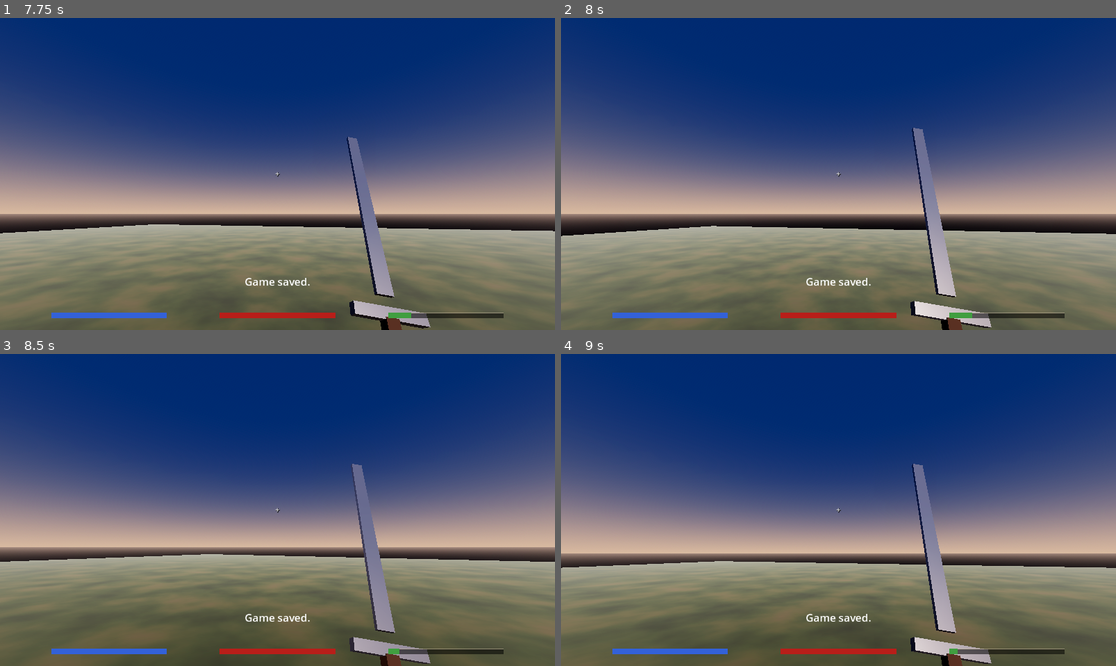
Above: before the commit, frames 1-4 (two rows, left to right).
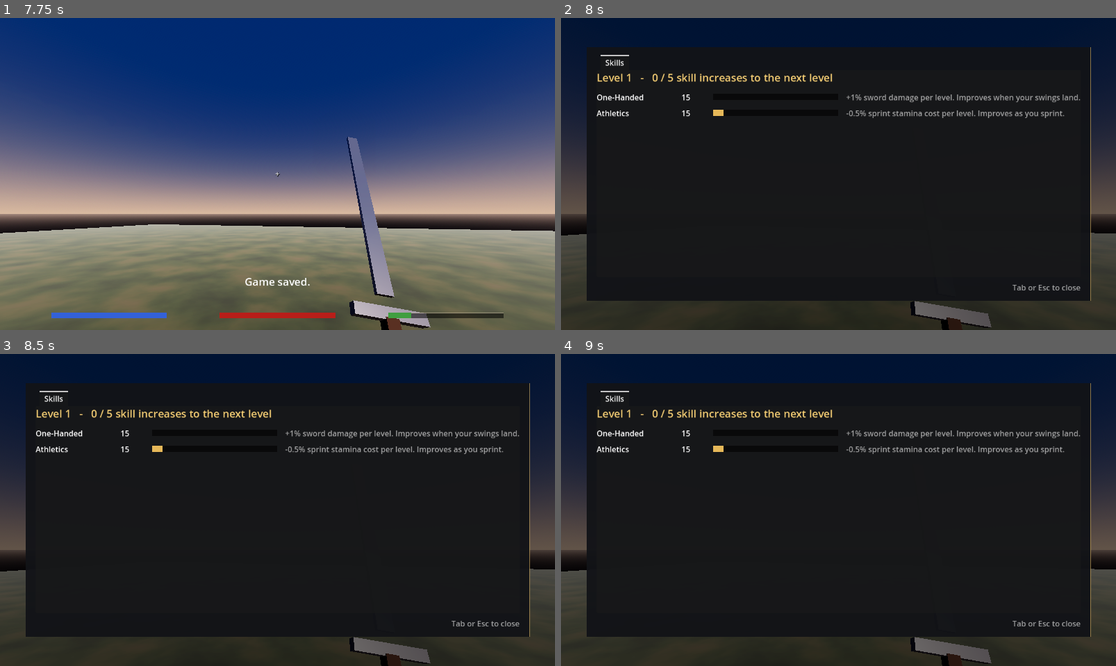
Above: after the commit, the same moments.

Repository: RCJLabs/Vaelora-godot
Game: Godot game, scene res://ui/character_creation.tscn
The game is run twice, just before and just after one commit, with the same random seed, the same clock (stepped at 60 frames per second) and the same inputs.
Inputs (mouse positions are in pixels of both pictures, inside the frame that each line leads up to):
- Up to frame 1 (7.75 s): click "Begin new journey" at 0.5 s; tap Enter at 1.25, 7.25 s; move the mouse to (305, 174) at 1.27 s; press the mouse at (305, 174) at 1.28 s; hold W (move_forward) 1.28-6.5 s; tap Space (jump) at 1.52, 2.27, 3.77, 4.52, 5.27, 7.52 s; tap Shift (sprint) at 1.55, 2.1, 3.05 s; move the mouse to (249, 174) at 2.02 s; release the mouse at (249, 174) at 2.03 s; click (249, 174) at 2.3 s; move the mouse to (288, 167) at 2.77 s; press the mouse at (288, 167) at 2.78 s; move the mouse to (271, 180) at 3.52 s; release the mouse at (271, 180) at 3.53 s; tap E (interact) at 3.6 s; click (271, 180) at 3.8 s; move the mouse to (316, 177) at 4.27 s; hold Shift (sprint) 4.28-5.03 s; click (316, 177) at 4.42 s; tap F9 (quickload) at 4.9 s; tap F at 5 s; move the mouse to (233, 170) at 5.02 s; tap 1 at 5.1 s; click (233, 170) at 5.3 s; tap F5 (quicksave) at 5.65 s; move the mouse to (283, 174) at 5.77 s; hold Shift (sprint) 5.78-6.5 s; tap 9 at 5.85 s; click (283, 174) at 5.92 s; tap Escape (ui_cancel) at 6.4 s; drag from (194, 96) to (166, 189) at 6.52 s; move the mouse to (305, 174) at 7.27 s; hold W (move_forward) from 7.28 s (still down); hold Shift (sprint) from 7.28 s (still down); click (305, 174) at 7.42 s
- Up to frame 2 (8 s): keep holding W (move_forward); keep holding Shift (sprint); tap Tab (character_menu, bound only after the commit) at 7.9 s
- Up to frame 3 (8.5 s): keep holding W (move_forward); move the mouse to (249, 510) at 8.02 s; release Shift (sprint) at 8.03 s; click (249, 510) at 8.1 s; tap Space (jump) at 8.27 s
- Up to frame 4 (9 s): keep holding W (move_forward); move the mouse to (849, 503) at 8.77 s; hold Shift (sprint) from 8.78 s (still down); tap E (interact) at 8.85 s; click (849, 503) at 8.92 s

Frame 1 is identical in both runs. In frame 2, 97% of the frame differs, in the area x 0-100%, y 0-100%; in frame 3, 99%; in frame 4, 99%.

Commit message:
Add skills that improve with use, character levels, and the Tab menu
- Skills autoload: One-Handed (sword hits) and Athletics (sprinting), XP curve,
  race starting bonuses and XP multiplier, every 5 skill-ups = character level
- Level-up bonus: +10 max Health/Stamina/Magicka, spent in the Tab menu
- Character menu (pauses the game), HUD top-left notices
- Skill effects: sword damage and sprint stamina cost
- Saves include skills (save version 2; version 1 saves still load)
- SKILLS.md

Co-Authored-By: Claude Opus 5.5 <noreply@anthropic.com>
Claude-Session: https://claude.ai/code/session_01BPE8ZczZ4hZnRHyCfMJwVS

Diff:
--- a/godot/player/player_first_person.gd
+++ b/godot/player/player_first_person.gd
@@ -63,6 +63,9 @@
 	hud.track_stats(stats)
 	stats.died.connect(_on_died)
 	stats.damaged.connect(func(_amount): hud.flash_damage())
+	Skills.skill_increased.connect(_on_skill_increased)
+	Skills.leveled_up.connect(_on_leveled_up)
+	Skills.level_bonus_spent.connect(_on_level_bonus_spent)
 	_ensure_input_actions()
 	_check_collision_setup()
 	Input.mouse_mode = Input.MOUSE_MODE_CAPTURED
@@ -112,7 +115,8 @@
 	var sprinting := Input.is_action_pressed("sprint") and direction != Vector3.ZERO \
 			and is_on_floor() and moving and not _exhausted
 	if sprinting:
-		stats.use_stamina(sprint_stamina_per_second * delta)
+		stats.use_stamina(sprint_stamina_per_second * Skills.athletics_stamina_mult() * delta)
+		Skills.add_xp("athletics", Vector2(velocity.x, velocity.z).length() * delta / 5.0)   # 1 XP per 5 m
 	var target_speed := sprint_speed if sprinting else walk_speed
 	var accel := ground_accel if is_on_floor() else air_accel
 
@@ -147,8 +151,10 @@
 	for i in attack_cast.get_collision_count():
 		var target := attack_cast.get_collider(i)
 		if target and target.has_method("take_hit"):
-			target.take_hit(attack_damage * GameState.race_data.melee_damage_mult, global_position)
+			target.take_hit(attack_damage * GameState.race_data.melee_damage_mult
+					* Skills.one_handed_damage_mult(), global_position)
 			hud.flash_hit()
+			Skills.add_xp("one_handed", 3.0)
 			var target_stats = target.get("stats")
 			if target_stats is Stats:
 				hud.show_enemy_health(target_stats)
@@ -160,6 +166,20 @@
 	var tween := create_tween()
 	tween.tween_property(weapon, "rotation", weapon_rest_rotation + Vector3(deg_to_rad(-80), deg_to_rad(30), 0), 0.08)
 	tween.tween_property(weapon, "rotation", weapon_rest_rotation, 0.25)
+
+
+func _on_skill_increased(skill_id: String, new_level: int) -> void:
+	hud.notify("%s increased to %d" % [Skills.SKILLS[skill_id]["name"], new_level])
+
+
+func _on_leveled_up(new_level: int) -> void:
+	hud.notify("Level %d!  Press Tab to choose a bonus." % new_level)
+
+
+func _on_level_bonus_spent(stat: String, amount: int) -> void:
+	stats.set("max_" + stat, stats.get("max_" + stat) + amount)
+	stats.set(stat, stats.get(stat) + amount)   # the new points arrive full
+	stats.changed.emit()
 
 
 func _on_died() -> void:
@@ -204,7 +224,9 @@
 	sprint_speed *= race.move_speed_mult
 	# Jump height grows with the square of jump speed, so take the square root.
 	jump_velocity *= sqrt(race.jump_height_mult)
-	stats.setup(race.health, race.stamina, race.magicka)
+	stats.setup(race.health + Skills.bonus["health"],
+			race.stamina + Skills.bonus["stamina"],
+			race.magicka + Skills.bonus["magicka"])
 
 
 # Whatever the crosshair points at within reach: if it has an `interact(player)`
--- a/godot/project.godot
+++ b/godot/project.godot
@@ -12,8 +12,10 @@
 [autoload]
 
 GameState="*res://systems/game_state.gd"
+Skills="*res://systems/skills.gd"
 DialogueManager="*res://ui/dialogue_box.tscn"
 SaveSystem="*res://systems/save_system.gd"
+CharacterMenu="*res://ui/character_menu.tscn"
 
 [input]
 
@@ -61,6 +63,10 @@
 "deadzone": 0.5,
 "events": [Object(InputEventKey,"resource_local_to_scene":false,"resource_name":"","device":-1,"window_id":0,"alt_press …(195 unchanged characters)…
 ]
+}character_menu={
+"deadzone": 0.5,
+"events": [Object(InputEventKey,"resource_local_to_scene":false,"resource_name":"","device":-1,"window_id":0,"alt_pressed":false,"shift_pressed":false,"ctrl_pressed":false,"meta_pressed":false,"pressed":false,"keycode":0,"physical_keycode":4194306,"key_label":0,"unicode":0,"location":0,"echo":false,"script":null)
+]
 }
 attack={
 "deadzone": 0.5,
--- a/godot/races/elf.tres
+++ b/godot/races/elf.tres
@@ -12,8 +12,11 @@
 move_speed_mult = 1.08
 jump_height_mult = 1.15
 skill_xp_mult = 1.0
+skill_bonuses = {
+"athletics": 10
+}
 melee_damage_mult = 0.9
-traits = "Higher Magicka, lighter on your feet.
+traits = "Higher Magicka, lighter on your feet. Athletics starts at 25.
 Less Health and weaker in melee."
 signature_ability = "Innate Focus"
 signature_description = "Briefly amplify spell power or reduce spell cost."
--- a/godot/races/human.tres
+++ b/godot/races/human.tres
@@ -12,6 +12,7 @@
 move_speed_mult = 1.0
 jump_height_mult = 1.0
 skill_xp_mult = 1.15
+skill_bonuses = {}
 melee_damage_mult = 1.0
 traits = "Skills improve 15% faster through use.
 Factions warm to you a little more quickly."
--- a/godot/races/orc.tres
+++ b/godot/races/orc.tres
@@ -12,8 +12,11 @@
 move_speed_mult = 0.95
 jump_height_mult = 0.95
 skill_xp_mult = 1.0
+skill_bonuses = {
+"one_handed": 10
+}
 melee_damage_mult = 1.2
-traits = "More Health and Stamina, 20% stronger melee.
+traits = "More Health and Stamina, 20% stronger melee. One-Handed starts at 25.
 Less Magicka and a little slower."
 signature_ability = "Battle Fury"
 signature_description = "Short burst of extra melee damage and damage resistance."
--- a/godot/systems/race_data.gd
+++ b/godot/systems/race_data.gd
@@ -18,10 +18,12 @@
 @export var move_speed_mult: float = 1.0
 ## Multiplies how high you jump.
 @export var jump_height_mult: float = 1.0
-## Multiplies skill XP gained from use (used once skills exist).
+## Multiplies skill XP gained from use.
 @export var skill_xp_mult: float = 1.0
-## Multiplies melee damage (used once combat exists).
+## Multiplies melee damage.
 @export var melee_damage_mult: float = 1.0
+## Extra starting levels per skill id, e.g. {"one_handed": 10}. See systems/skills.gd.
+@export var skill_bonuses: Dictionary = {}
 
 @export_group("Flavour")
 @export_multiline var traits: String = ""
--- a/godot/systems/save_system.gd
+++ b/godot/systems/save_system.gd
@@ -4,12 +4,12 @@
 # Saves to user://savegame.json. Find that folder with
 # Project > Open User Data Folder (in the editor).
 #
-# What is saved: current level, race, story flags, player position/look
-# direction and Health/Stamina/Magicka. Things not driven by flags (e.g. a
+# What is saved: current level, race, story flags, skills and character level,
+# player position/look direction and Health/Stamina/Magicka. Things not driven by flags (e.g. a
 # door you left open) reset when you load.
 
 const SAVE_PATH := "user://savegame.json"
-const SAVE_VERSION := 1
+const SAVE_VERSION := 2   # 2: added skills
 
 var _pending_player_state: Dictionary = {}
 
@@ -38,6 +38,7 @@
 		"level": get_tree().current_scene.scene_file_path,
 		"race": GameState.race_data.resource_path,
 		"flags": GameState.flags,
+		"skills": Skills.to_dict(),
 		"player": player.get_save_data(),
 	}
 	var file := FileAccess.open(SAVE_PATH, FileAccess.WRITE)
@@ -57,14 +58,18 @@
 		return false
 
 	var data = JSON.parse_string(FileAccess.get_file_as_string(SAVE_PATH))
-	if not data is Dictionary or int(data.get("version", 0)) != SAVE_VERSION:
-		push_error("SaveSystem: %s is missing, damaged or from an older version." % SAVE_PATH)
+	if not data is Dictionary or not int(data.get("version", 0)) in range(1, SAVE_VERSION + 1):
+		push_error("SaveSystem: %s is damaged or from a newer version of the game." % SAVE_PATH)
 		return false
 
 	if DialogueManager.is_active:
 		DialogueManager.end()
 	GameState.set_race(load(data["race"]))
 	GameState.flags = data["flags"]
+	if data.has("skills"):
+		Skills.from_dict(data["skills"])
+	else:
+		Skills.reset(GameState.race_data)   # version 1 saves had no skills
 	_pending_player_state = data["player"]
 	get_tree().change_scene_to_file(data["level"])
 	return true
--- /dev/null
+++ b/godot/systems/skills.gd
@@ -0,0 +1,128 @@
+extends Node
+
+# Skills that improve by doing (Skyrim style) plus character levels.
+# Autoloaded as "Skills".
+#
+#  - Each skill has a level (starts at 15, max 100). Using it gives XP; enough
+#    XP raises the level. Race sets starting bonuses and how fast XP comes.
+#  - Every SKILL_UPS_PER_LEVEL skill increases raise your character level.
+#    Each character level gives one bonus to spend in the Tab menu:
+#    +10 max Health, Stamina or Magicka.
+#
+# To add a skill: add an entry to SKILLS, then call Skills.add_xp("id", amount)
+# wherever the player does that thing.
+
+signal changed                                   # anything changed (menus refresh)
+signal skill_increased(skill_id: String, new_level: int)
+signal leveled_up(new_level: int)
+signal level_bonus_spent(stat: String, amount: int)
+
+const SKILLS := {
+	"one_handed": {
+		"name": "One-Handed",
+		"description": "+1% sword damage per level. Improves when your swings land.",
+	},
+	"athletics": {
+		"name": "Athletics",
+		"description": "-0.5% sprint stamina cost per level. Improves as you sprint.",
+	},
+}
+const START_LEVEL := 15
+const MAX_LEVEL := 100
+const SKILL_UPS_PER_LEVEL := 5
+const LEVEL_BONUS := 10
+
+var levels: Dictionary = {}     # skill id -> level
+var xp: Dictionary = {}         # skill id -> XP towards the next level
+var character_level := 1
+var skill_ups_toward_level := 0
+var unspent_level_ups := 0
+var bonus := {"health": 0, "stamina": 0, "magicka": 0}   # from level-ups
+
+
+func _ready() -> void:
+	reset(GameState.race_data)   # so levels run on their own (F6)
+
+
+## New character: race bonuses applied, everything else back to the start.
+func reset(race: RaceData) -> void:
+	for id in SKILLS:
+		levels[id] = START_LEVEL + int(race.skill_bonuses.get(id, 0))
+		xp[id] = 0.0
+	character_level = 1
+	skill_ups_toward_level = 0
+	unspent_level_ups = 0
+	bonus = {"health": 0, "stamina": 0, "magicka": 0}
+	changed.emit()
+
+
+## XP needed to go from the skill's current level to the next.
+func xp_needed(id: String) -> float:
+	return 5.0 + levels[id] * 0.5
+
+
+func add_xp(id: String, amount: float) -> void:
+	if levels[id] >= MAX_LEVEL:
+		return
+	xp[id] += amount * GameState.race_data.skill_xp_mult
+	while levels[id] < MAX_LEVEL and xp[id] >= xp_needed(id):
+		xp[id] -= xp_needed(id)
+		levels[id] += 1
+		skill_increased.emit(id, levels[id])
+		_count_skill_up()
+	changed.emit()
+
+
+func _count_skill_up() -> void:
+	skill_ups_toward_level += 1
+	if skill_ups_toward_level >= SKILL_UPS_PER_LEVEL:
+		skill_ups_toward_level -= SKILL_UPS_PER_LEVEL
+		character_level += 1
+		unspent_level_ups += 1
+		leveled_up.emit(character_level)
+
+
+## stat: "health", "stamina" or "magicka".
+func spend_level_up(stat: String) -> void:
+	if unspent_level_ups <= 0 or not bonus.has(stat):
+		return
+	unspent_level_ups -= 1
+	bonus[stat] += LEVEL_BONUS
+	level_bonus_spent.emit(stat, LEVEL_BONUS)
+	changed.emit()
+
+
+# --- effects other scripts ask for -------------------------------------------
+
+func one_handed_damage_mult() -> float:
+	return 1.0 + (levels["one_handed"] - START_LEVEL) * 0.01
+
+
+func athletics_stamina_mult() -> float:
+	return maxf(1.0 - (levels["athletics"] - START_LEVEL) * 0.005, 0.5)
+
+
+# --- saving ----------------------------------------------------------------------
+
+func to_dict() -> Dictionary:
+	return {
+		"levels": levels, "xp": xp,
+		"character_level": character_level,
+		"skill_ups_toward_level": skill_ups_toward_level,
+		"unspent_level_ups": unspent_level_ups,
+		"bonus": bonus,
+	}
+
+
+func from_dict(data: Dictionary) -> void:
+	reset(GameState.race_data)
+	for id in SKILLS:   # skills added after the save was made keep their start values
+		if data["levels"].has(id):
+			levels[id] = int(data["levels"][id])
+			xp[id] = float(data["xp"][id])
+	character_level = int(data["character_level"])
+	skill_ups_toward_level = int(data["skill_ups_toward_level"])
+	unspent_level_ups = int(data["unspent_level_ups"])
+	for stat in bonus:
+		bonus[stat] = int(data["bonus"].get(stat, 0))
+	changed.emit()
--- a/godot/ui/character_creation.gd
+++ b/godot/ui/character_creation.gd
@@ -58,6 +58,7 @@
 func begin() -> void:
 	GameState.set_race(selected)
 	GameState.flags = {}   # new game: forget the previous character's story
+	Skills.reset(selected)
 	get_tree().change_scene_to_file(START_LEVEL)
 
 
--- /dev/null
+++ b/godot/ui/character_menu.gd
@@ -0,0 +1,93 @@
+extends CanvasLayer
+
+# Tab menu: character level, skills, and level-up bonuses. Pauses the game.
+# Autoloaded as "CharacterMenu" (process mode Always, so it runs while paused).
+
+@onready var root_control: Control = $Root
+@onready var level_label: Label = %LevelLabel
+@onready var level_up_box: Control = %LevelUpBox
+@onready var skill_list: GridContainer = %SkillList
+
+const XP_BG := preload("res://ui/xp_bar_bg.tres")
+const XP_FILL := preload("res://ui/xp_bar_fill.tres")
+
+var is_open := false
+
+
+func _ready() -> void:
+	root_control.hide()
+	%HealthButton.pressed.connect(Skills.spend_level_up.bind("health"))
+	%StaminaButton.pressed.connect(Skills.spend_level_up.bind("stamina"))
+	%MagickaButton.pressed.connect(Skills.spend_level_up.bind("magicka"))
+	Skills.changed.connect(_refresh)
+
+
+# _input (not _unhandled_input) so Tab works even when a button has focus.
+func _input(event: InputEvent) -> void:
+	if event.is_action_pressed("character_menu"):
+		if is_open:
+			close()
+		else:
+			open()
+		get_viewport().set_input_as_handled()
+	elif is_open and event.is_action_pressed("ui_cancel"):
+		close()
+		get_viewport().set_input_as_handled()
+
+
+func open() -> void:
+	var player := get_tree().get_first_node_in_group("player")
+	if player == null or player.is_dead or DialogueManager.is_active:
+		return
+	is_open = true
+	player.hud.hide()
+	get_tree().paused = true
+	Input.mouse_mode = Input.MOUSE_MODE_VISIBLE
+	_refresh()
+	root_control.show()
+
+
+func close() -> void:
+	is_open = false
+	root_control.hide()
+	var player := get_tree().get_first_node_in_group("player")
+	if player:
+		player.hud.show()
+	get_tree().paused = false
+	Input.mouse_mode = Input.MOUSE_MODE_CAPTURED
+
+
+func _refresh() -> void:
+	if not is_open:
+		return
+	level_label.text = "Level %d   -   %d / %d skill increases to the next level" % [
+		Skills.character_level, Skills.skill_ups_toward_level, Skills.SKILL_UPS_PER_LEVEL]
+	level_up_box.visible = Skills.unspent_level_ups > 0
+	%LevelUpLabel.text = "Level up! Choose a bonus (%d left):" % Skills.unspent_level_ups
+
+	for child in skill_list.get_children():
+		skill_list.remove_child(child)
+		child.queue_free()
+	for id in Skills.SKILLS:
+		var info: Dictionary = Skills.SKILLS[id]
+		var name_label := Label.new()
+		name_label.text = info["name"]
+		name_label.custom_minimum_size.x = 160
+		name_label.tooltip_text = info["description"]
+		name_label.mouse_filter = Control.MOUSE_FILTER_PASS
+		var level := Label.new()
+		level.text = str(Skills.levels[id])
+		level.custom_minimum_size.x = 50
+		var bar := ProgressBar.new()
+		bar.max_value = Skills.xp_needed(id)
+		bar.value = Skills.xp[id]
+		bar.show_percentage = false
+		bar.add_theme_stylebox_override("background", XP_BG)
+		bar.add_theme_stylebox_override("fill", XP_FILL)
+		bar.custom_minimum_size = Vector2(260, 14)
+		bar.size_flags_vertical = Control.SIZE_SHRINK_CENTER
+		var desc := Label.new()
+		desc.text = info["description"]
+		desc.modulate = Color(1, 1, 1, 0.6)
+		for c in [name_label, level, bar, desc]:
+			skill_list.add_child(c)
--- /dev/null
+++ b/godot/ui/character_menu.tscn
@@ -0,0 +1,109 @@
+[gd_scene load_steps=3 format=3]
+
+[ext_resource type="Script" path="res://ui/character_menu.gd" id="1_menu"]
+
+[sub_resource type="StyleBoxFlat" id="Panel_bg"]
+bg_color = Color(0.07, 0.075, 0.09, 0.96)
+border_width_left = 1
+border_width_top = 1
+border_width_right = 1
+border_width_bottom = 1
+border_color = Color(0.75, 0.62, 0.35, 0.7)
+
+[node name="CharacterMenu" type="CanvasLayer"]
+process_mode = 3
+layer = 3
+script = ExtResource("1_menu")
+
+[node name="Root" type="Control" parent="."]
+layout_mode = 3
+anchors_preset = 15
+anchor_right = 1.0
+anchor_bottom = 1.0
+grow_horizontal = 2
+grow_vertical = 2
+
+[node name="Dim" type="ColorRect" parent="Root"]
+layout_mode = 1
+anchors_preset = 15
+anchor_right = 1.0
+anchor_bottom = 1.0
+grow_horizontal = 2
+grow_vertical = 2
+color = Color(0, 0, 0, 0.55)
+
+[node name="Panel" type="PanelContainer" parent="Root"]
+layout_mode = 1
+anchors_preset = 15
+anchor_right = 1.0
+anchor_bottom = 1.0
+offset_left = 80.0
+offset_top = 60.0
+offset_right = -80.0
+offset_bottom = -60.0
+grow_horizontal = 2
+grow_vertical = 2
+theme_override_styles/panel = SubResource("Panel_bg")
+
+[node name="Margin" type="MarginContainer" parent="Root/Panel"]
+layout_mode = 2
+theme_override_constants/margin_left = 20
+theme_override_constants/margin_top = 16
+theme_override_constants/margin_right = 20
+theme_override_constants/margin_bottom = 16
+
+[node name="VBox" type="VBoxContainer" parent="Root/Panel/Margin"]
+layout_mode = 2
+theme_override_constants/separation = 10
+
+[node name="Tabs" type="TabContainer" parent="Root/Panel/Margin/VBox"]
+unique_name_in_owner = true
+layout_mode = 2
+size_flags_vertical = 3
+
+[node name="Skills" type="VBoxContainer" parent="Root/Panel/Margin/VBox/Tabs"]
+layout_mode = 2
+theme_override_constants/separation = 14
+
+[node name="LevelLabel" type="Label" parent="Root/Panel/Margin/VBox/Tabs/Skills"]
+unique_name_in_owner = true
+layout_mode = 2
+theme_override_colors/font_color = Color(0.95, 0.8, 0.45, 1)
+theme_override_font_sizes/font_size = 22
+
+[node name="LevelUpBox" type="HBoxContainer" parent="Root/Panel/Margin/VBox/Tabs/Skills"]
+unique_name_in_owner = true
+layout_mode = 2
+theme_override_constants/separation = 12
+
+[node name="LevelUpLabel" type="Label" parent="Root/Panel/Margin/VBox/Tabs/Skills/LevelUpBox"]
+unique_name_in_owner = true
+layout_mode = 2
+
+[node name="HealthButton" type="Button" parent="Root/Panel/Margin/VBox/Tabs/Skills/LevelUpBox"]
+unique_name_in_owner = true
+layout_mode = 2
+text = "+10 Health"
+
+[node name="StaminaButton" type="Button" parent="Root/Panel/Margin/VBox/Tabs/Skills/LevelUpBox"]
+unique_name_in_owner = true
+layout_mode = 2
+text = "+10 Stamina"
+
+[node name="MagickaButton" type="Button" parent="Root/Panel/Margin/VBox/Tabs/Skills/LevelUpBox"]
+unique_name_in_owner = true
+layout_mode = 2
+text = "+10 Magicka"
+
+[node name="SkillList" type="GridContainer" parent="Root/Panel/Margin/VBox/Tabs/Skills"]
+unique_name_in_owner = true
+layout_mode = 2
+theme_override_constants/h_separation = 16
+theme_override_constants/v_separation = 10
+columns = 4
+
+[node name="Hint" type="Label" parent="Root/Panel/Margin/VBox"]
+layout_mode = 2
+modulate = Color(1, 1, 1, 0.6)
+text = "Tab or Esc to close"
+horizontal_alignment = 2
--- a/godot/ui/hud.gd
+++ b/godot/ui/hud.gd
@@ -11,6 +11,7 @@
 @onready var crosshair: Label = $Crosshair
 @onready var damage_flash: ColorRect = $DamageFlash
 @onready var enemy_bar: ProgressBar = $EnemyBar
+@onready var notices: VBoxContainer = $Notices
 
 var _message_time_left := 0.0
 var _stats: Stats
@@ -77,3 +78,19 @@
 	enemy_bar.max_value = stats.max_health
 	enemy_bar.value = stats.health
 	enemy_bar.visible = true
+
+
+## Short top-left notice that fades out by itself, e.g. a skill increase.
+func notify(text: String) -> void:
+	while notices.get_child_count() >= 5:   # keep the newest few
+		var oldest := notices.get_child(0)
+		notices.remove_child(oldest)
+		oldest.queue_free()
+	var label := Label.new()
+	label.text = text
+	label.label_settings = prompt_label.label_settings
+	notices.add_child(label)
+	var tween := label.create_tween()
+	tween.tween_interval(3.0)
+	tween.tween_property(label, "modulate:a", 0.0, 1.0)
+	tween.tween_callback(label.queue_free)
--- a/godot/ui/hud.tscn
+++ b/godot/ui/hud.tscn
@@ -58,6 +58,13 @@
 theme_override_styles/fill = SubResource("Fill_enemy")
 value = 100.0
 show_percentage = false
+
+[node name="Notices" type="VBoxContainer" parent="."]
+offset_left = 30.0
+offset_top = 30.0
+offset_right = 530.0
+offset_bottom = 230.0
+mouse_filter = 2
 
 [node name="Crosshair" type="Label" parent="."]
 anchors_preset = 8
--- /dev/null
+++ b/godot/ui/xp_bar_bg.tres
@@ -0,0 +1,4 @@
+[gd_resource type="StyleBoxFlat" format=3]
+
+[resource]
+bg_color = Color(0, 0, 0, 0.6)
--- /dev/null
+++ b/godot/ui/xp_bar_fill.tres
@@ -0,0 +1,4 @@
+[gd_resource type="StyleBoxFlat" format=3]
+
+[resource]
+bg_color = Color(0.9, 0.72, 0.35, 1)
Not shown, changed: docs/godot-starter/RACES.md
Not shown, added: docs/godot-starter/SKILLS.md
